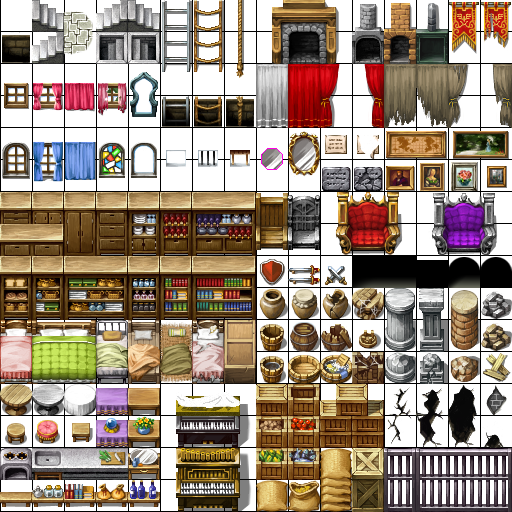
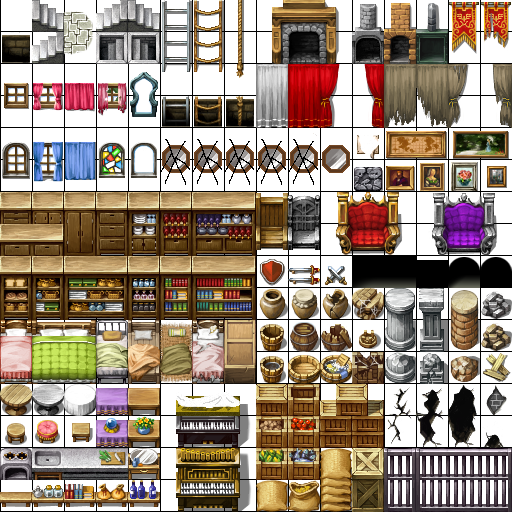
Layered file, before and after one edit (512 x 512). Changes by layer:
added layer "Lager 5" above "Lager 4" over [288, 139, 318, 185]
added layer "Lager 4" above "Lager 3" over [161, 139, 190, 185]
added layer "Lager 3" above "Lager 2" over [193, 139, 222, 185]
added layer "Lager 2" above "mhm" over [225, 139, 254, 185]
added layer "mhm" above "Lager 1" over [257, 139, 286, 185]
painted on "Lager 1" over [261, 148, 314, 170]
added layer "Mirror6" above "Mirror5" over [322, 145, 350, 173]
added layer "Mirror5" above "Mirror4" over [290, 145, 318, 173]
renamed "Lager 3" to "Mirror4", painted on it over [258, 145, 286, 173]
added layer "Mirror3" above "Mirror2" over [226, 145, 254, 173]
added layer "Mirror2" above "Mirror1" over [194, 145, 222, 173]
added layer "Mirror1" above "Lager 0" over [162, 145, 190, 173]
painted on "Lager 0" over [288, 131, 351, 191]
